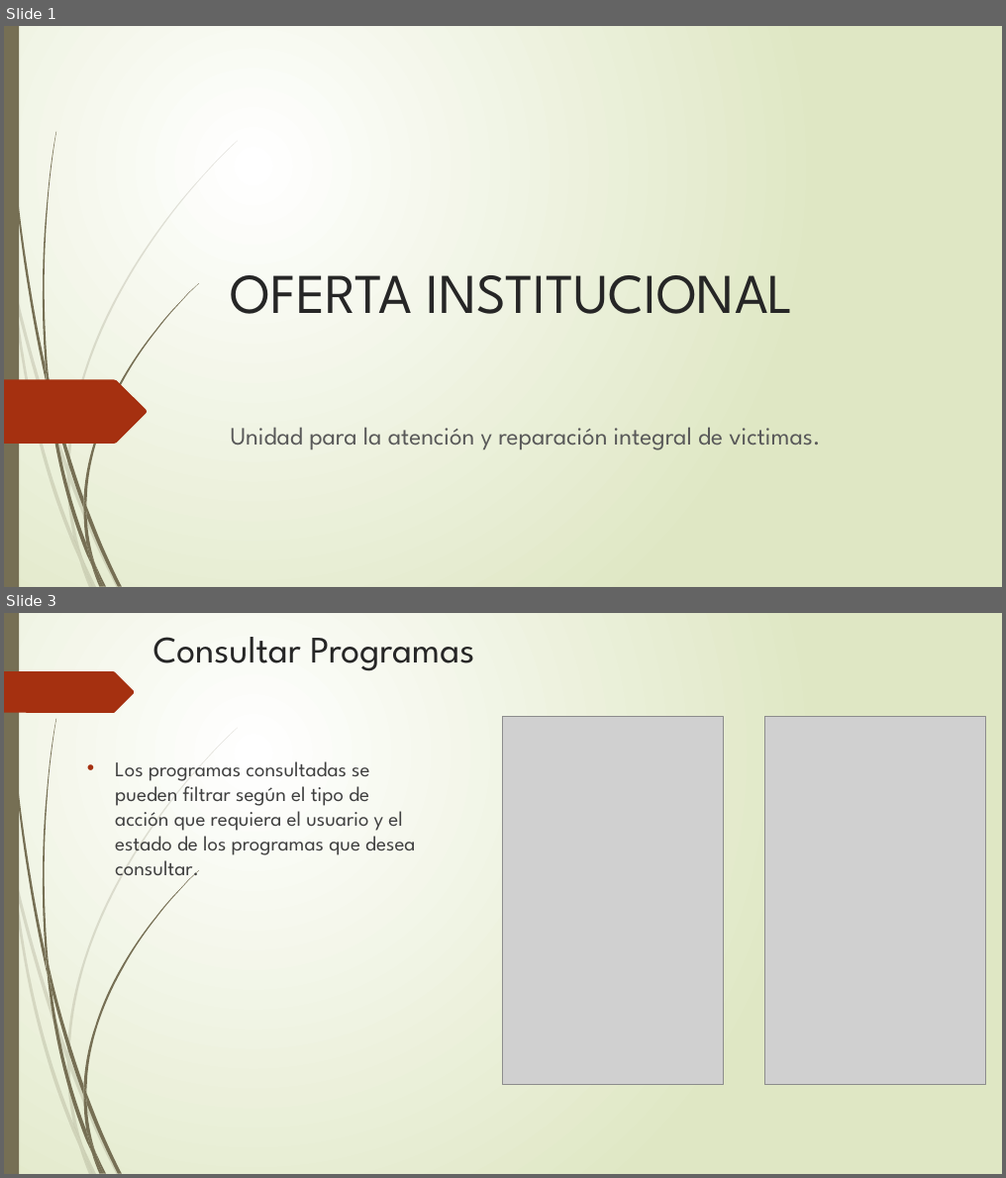
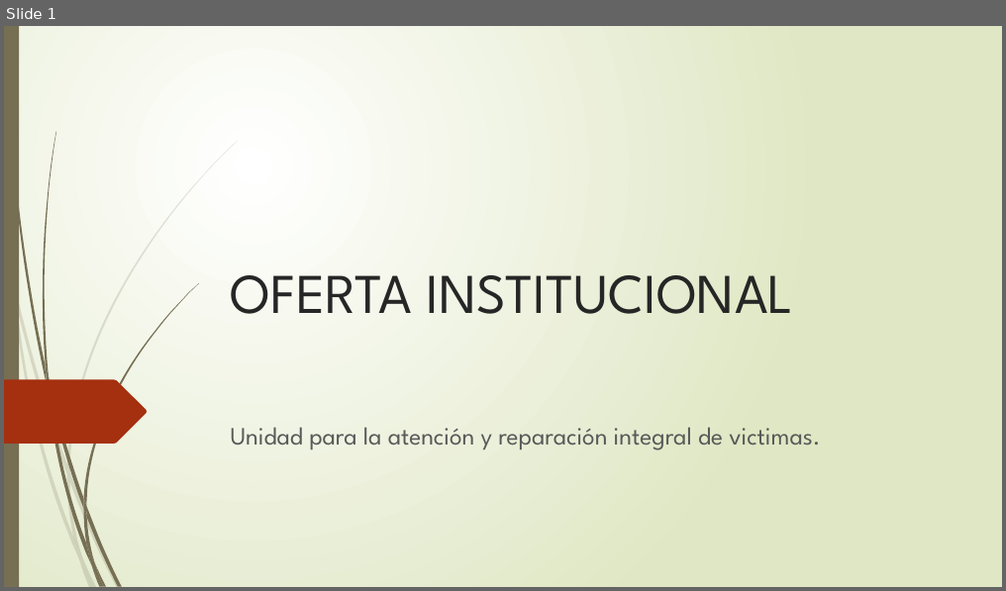
Before and after one commit to anfesmo/Oferta_Institucional, a slide deck: Presentación1.pptx. Shown one above the other, each under a label of ours: slides 1 and 3 before the commit, slide 1 after it; the slides between them are not shown. The pictures are 1006x1178 and 1006x591 pixels, drawn with LibreOffice and Linux fonts; fonts in the diff are those of the drawing; grey boxes stand for pictures. Boxes give left, top, right and bottom in pixels: in the first picture for what was removed or moved away, otherwise in the second. Text is boxed around its words. In the diff, an @@ line names an element or a change of style, - is before the commit and + after.

```diff
--- a/Presentación1.pptx
+++ b/Presentación1.pptx
@@ slide 3 removed at (x1=4, y1=613, x2=1002, y2=1174), background gradient #FFFFFF to #DFE8C4; not listed: 23 template elements that a slide beside it also shows @@
@@ title removed at (x1=153, y1=637, x2=474, y2=671) @@
-Consultar Programas
@@ freeform shape removed at (x1=4, y1=671, x2=135, y2=713) @@
@@ picture removed at (x1=503, y1=717, x2=724, y2=1085) @@
@@ picture removed at (x1=764, y1=717, x2=985, y2=1085) @@
@@ text removed at (x1=115, y1=761, x2=415, y2=882) @@
-• Los programas consultadas se pueden filtrar según el tipo de acción que requiera el usuario y el estado de los programas que desea consultar.
```
Also in this commit, not shown: 6 slides changed, 6 slides added, 2 other slides removed, 1 other file.
